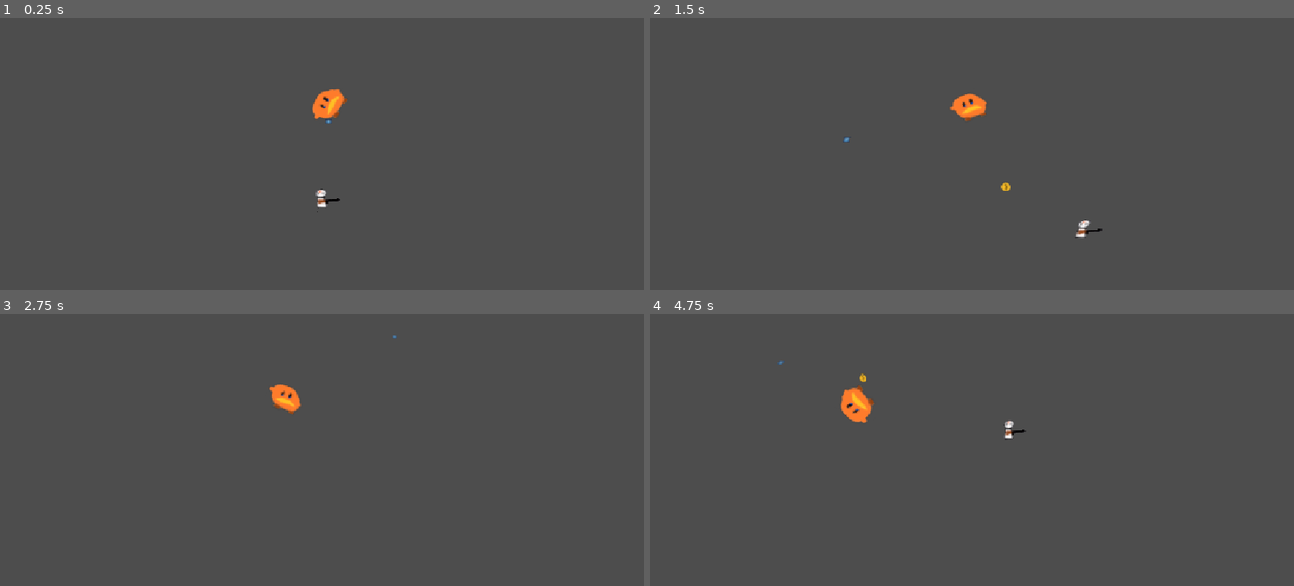
Above: before the commit, frames 1-4 (two rows, left to right).
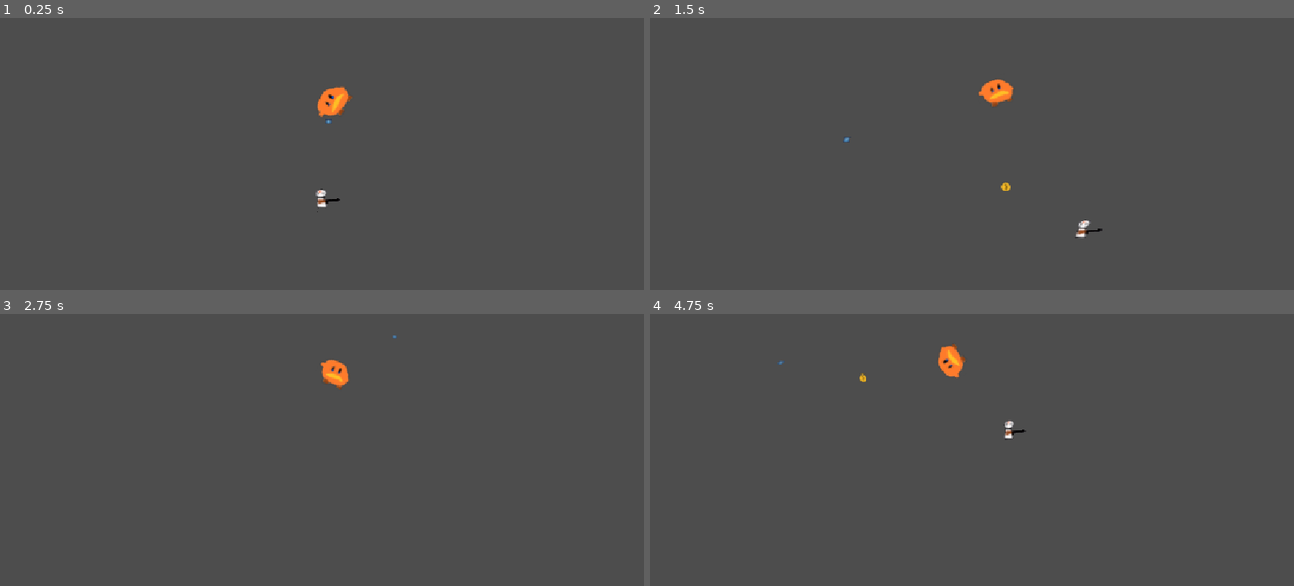
Above: after the commit, the same moments.

Repository: gmuGADIG/DEADSHOT
Game: Godot game, scene res://test_scenes/tumbleweed/tumbledemo.tscn
Two runs of this game, one before a commit and one after it. Both use one fixed random seed, a clock stepped at 60 frames per second and the inputs below. This scene is started directly instead of the project's main scene. The engine's default icon, where the game draws it, is replaced by a stand-in: a white triangle on a blue panel in a dark square.
Inputs (mouse positions are in pixels of both pictures, inside the frame that each line leads up to):
- Up to frame 1 (0.25 s): no input
- Up to frame 2 (1.5 s): move the mouse to (1120, 102) at 0.52 s; hold D (move_right) 0.53-1.28 s; hold E (interact) 0.53-1.28 s; move the mouse to (849, 140) at 1.27 s; hold S (move_down) from 1.28 s (still down); click (849, 140) at 1.35 s
- Up to frame 3 (2.75 s): tap E (interact) at 1.55 s; move the mouse to (392, 335) at 2.02 s; release S (move_down) at 2.03 s; hold D (move_right) from 2.03 s (still down); hold E (interact) from 2.03 s (still down)
- Up to frame 4 (4.75 s): move the mouse to (946, 490) at 2.77 s; release D (move_right) at 2.78 s; release E (interact) at 2.78 s; hold W (move_up) 2.78-3.53 s; tap Space (roll) at 2.85 s; tap E (interact) at 3.05, 4.55 s; move the mouse to (1178, 474) at 3.52 s; hold E (interact) 3.53-4.28 s; hold A (move_left) from 3.53 s (still down); move the mouse to (778, 362) at 4.27 s; click (778, 362) at 4.35 s

The runs differ from the first frame. In frame 1, 0.4% of the frame differs, in the area x 48-55%, y 25-38%; in frame 2, 0.8%; in frame 3, 0.7%; in frame 4, 0.9%, in the area x 29-49%, y 10-41%.

Commit message:
Refactored tumbleweed

Diff:
--- a/test_scenes/tumbleweed/tumbledemo.tscn
+++ b/test_scenes/tumbleweed/tumbledemo.tscn
@@ -1,7 +1,7 @@
 [gd_scene load_steps=4 format=3 uid="uid://byaykxt2bvhbf"]
 
 [ext_resource type="Script" uid="uid://ba2nm5caawopv" path="res://test_scenes/tumbleweed/tumbledemo.gd" id="1_cg13n"]
-[ext_resource type="PackedScene" uid="uid://ckbr1getgwitd" path="res://test_scenes/tumbleweed/tumbleweed.tscn" id="2_h051r"]
+[ext_resource type="PackedScene" uid="uid://ckbr1getgwitd" path="res://world/interactables/tumbleweed/tumbleweed.tscn" id="2_h051r"]
 [ext_resource type="PackedScene" uid="uid://nuqmhgq1e2lu" path="res://world/player/player.tscn" id="3_h051r"]
 
 [node name="Scene" type="Node3D"]
--- a/test_scenes/tumbleweed/tumbleweedmovement.gd
+++ /dev/null
@@ -1,37 +0,0 @@
-extends Sprite3D
-
-var bounce := 0.0 #controls bouncing movement
-var amplitude := 0.5 #height of the bounce
-var frequency := 4 #bounce speed
-var velocity := Vector3(randf_range(-maxVelChange,maxVelChange),0,randf_range(-maxVelChange,maxVelChange)) #velocity for x and z
-var hit := false #if tumbleweed was hit by bullet
-@export var maxVelChange := 0.025 #max vel change that can occur through randomization
-@export var knockbackResistance := 200 #how resistant tumbleweed is to getting shot (higher number = less movement)
-@export var rotateSpeed := 3 #rotation speed
-@export var maxVelocity := 0.05 #max velocity for x and z directions
-func _physics_process(delta: float) -> void:
-	#rotate on y-plane
-	rotate_z(deg_to_rad(rotateSpeed))
-	rotate_y(deg_to_rad(rotateSpeed))
-	#bounce updates, then calcuate position y using some trig
-	bounce += delta * frequency
-	position.y = amplitude * sin(bounce)
-	#if tumbleweed hits the ground, do stuff
-	if(position.y < -0.499):
-		#if it has been hit, restore velocity and reset hit
-		if(hit):
-			velocity /= (knockbackResistance * 2)
-			hit = false
-		#add new force to velocity, clamp it to max velocity
-		velocity += Vector3(randf_range(-maxVelChange,maxVelChange), 0, randf_range(-maxVelChange,maxVelChange))
-		clampf(velocity.x, -maxVelocity, maxVelocity)
-		clampf(velocity.z, -maxVelocity, maxVelocity)
-	#move the tumbleweed using velocity
-	position += velocity
-
-
-func _on_area_3d_area_entered(area: Area3D) -> void:
-	#when hit, print message, add bullet vel / knockback resistance to vel, and set hit to true
-	print("Tumbleweed has been shot...")
-	velocity += area.velocity / knockbackResistance
-	hit = true
--- a/test_scenes/tumbleweed/tumbleweed.tscn
+++ b/world/interactables/tumbleweed/tumbleweed.tscn
@@ -1,7 +1,7 @@
 [gd_scene load_steps=4 format=3 uid="uid://ckbr1getgwitd"]
 
 [ext_resource type="Texture2D" uid="uid://bffhswt8p3gcs" path="res://temp_art/gartic/lorax_kirby.png" id="1_deogu"]
-[ext_resource type="Script" uid="uid://cj7ahv37axi56" path="res://test_scenes/tumbleweed/tumbleweedmovement.gd" id="2_pwh0t"]
+[ext_resource type="Script" uid="uid://cj7ahv37axi56" path="res://world/interactables/tumbleweed/tumbleweedmovement.gd" id="2_pwh0t"]
 
 [sub_resource type="BoxShape3D" id="BoxShape3D_pwh0t"]
 
--- /dev/null
+++ b/world/interactables/tumbleweed/tumbleweedmovement.gd
@@ -0,0 +1,42 @@
+extends Sprite3D
+
+@export var max_vel_change := 0.025 # max vel change that can occur through randomization
+@export var knockback_resistance := 200 # how resistant tumbleweed is to getting shot (higher number = less movement)
+@export var rotate_speed := 3 # rotation speed in degrees per physics frame
+@export var max_velocity := 0.05 # max velocity for x and z directions
+
+var bounce := 0.0 # controls bouncing movement
+var amplitude := 0.5 # height of the bounce
+var frequency := 4 # bounce speed
+var velocity := Vector3(randf_range(-max_vel_change,max_vel_change),0,randf_range(-max_vel_change,max_vel_change)) # velocity for x and z
+var hit := false # if tumbleweed was hit by bullet
+
+func _physics_process(delta: float) -> void:
+	#rotate on y-plane
+	rotate_z(deg_to_rad(rotate_speed))
+	rotate_y(deg_to_rad(rotate_speed))
+
+	#bounce updates, then calcuate position y using some trig
+	bounce += delta * frequency
+	position.y = amplitude * sin(bounce)
+
+	#if tumbleweed hits the ground, do stuff
+	if(position.y < -0.499):
+		#if it has been hit, restore velocity and reset hit
+		if(hit):
+			velocity /= (knockback_resistance * 2)
+			hit = false
+
+		#add new force to velocity, clamp it to max velocity
+		velocity += Vector3(randf_range(-max_vel_change,max_vel_change), 0, randf_range(-max_vel_change,max_vel_change))
+		clampf(velocity.x, -max_velocity, max_velocity)
+		clampf(velocity.z, -max_velocity, max_velocity)
+
+	#move the tumbleweed using velocity
+	position += velocity
+
+func _on_area_3d_area_entered(area: Area3D) -> void:
+	#when hit, print message, add bullet vel / knockback resistance to vel, and set hit to true
+	print("Tumbleweed has been shot...")
+	velocity += area.velocity / knockback_resistance
+	hit = true
Renamed: test_scenes/tumbleweed/tumbleweedmovement.gd.uid -> world/interactables/tumbleweed/tumbleweedmovement.gd.uid
